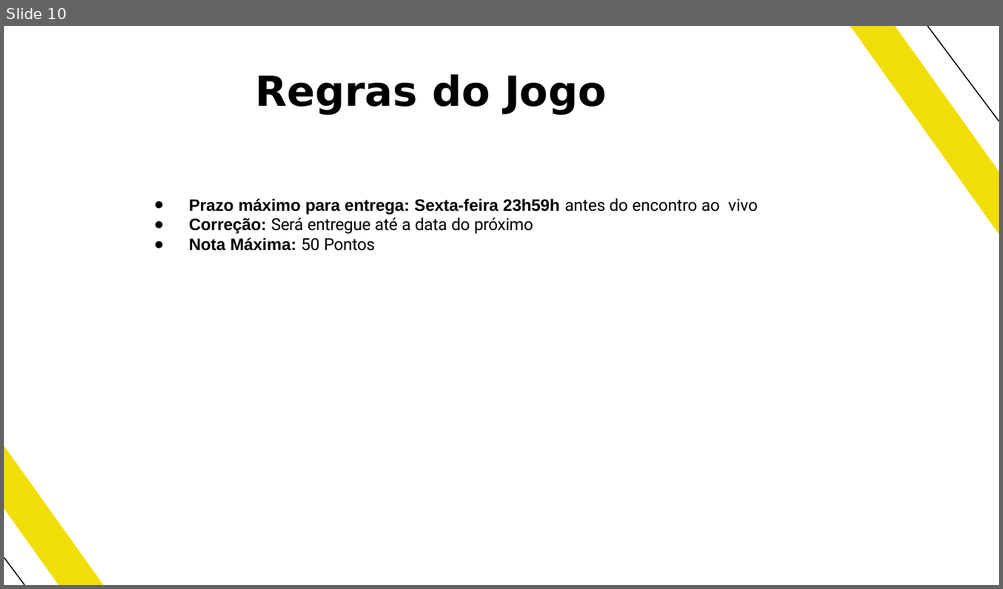
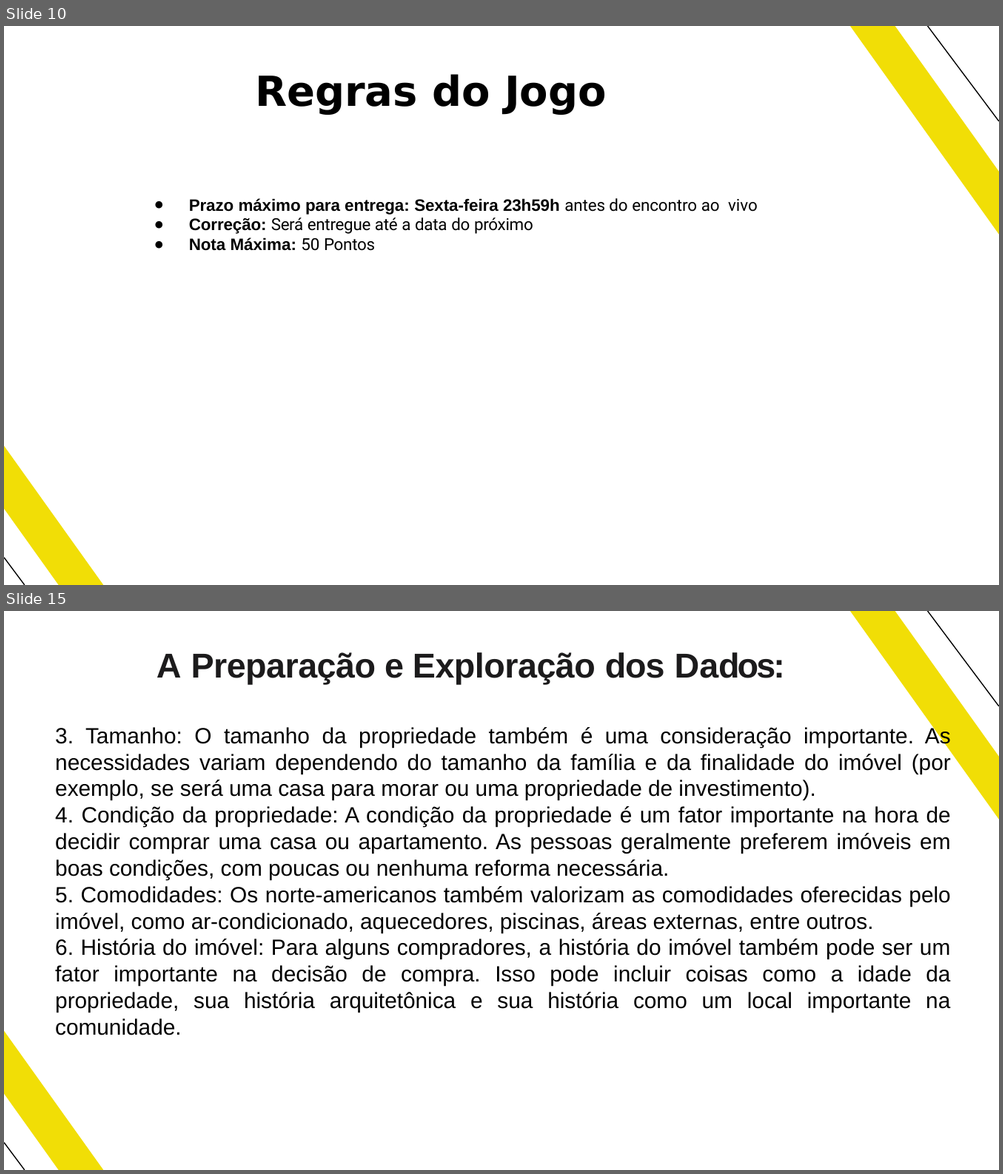
Before and after one commit to valdirdpg/curso-dnc, a slide deck: MODULO-3/MINI-PROJETO/Mini Projeto - Roof Imoveis.pptx. Shown one above the other, each under a label of ours: slide 10 before the commit, slides 10 and 15 after it; the slides between them are not shown. The pictures are 1003x589 and 1003x1174 pixels, drawn with LibreOffice and Linux fonts; fonts in the diff are those of the drawing. Boxes give left, top, right and bottom in pixels: in the first picture for what was removed or moved away, otherwise in the second. Text is boxed around its words. In the diff, an @@ line names an element or a change of style, - is before the commit and + after.

```diff
--- a/MODULO-3/MINI-PROJETO/Mini Projeto - Roof Imoveis.pptx
+++ b/MODULO-3/MINI-PROJETO/Mini Projeto - Roof Imoveis.pptx
@@ slide 15 added at box(4, 611, 999, 1170), background #FFFFFF; not listed: 4 template elements that a slide beside it also shows @@
@@ title added at box(156, 652, 785, 684), 25 pt, text #1C1B1C, bold @@
+A Preparação e Exploração dos Dados:
@@ text added at box(55, 726, 950, 1036), 16 pt, text #000000 @@
+3. Tamanho: O tamanho da propriedade também é uma consideração importante. As necessidades variam dependendo do tamanho da família e da finalidade do imóvel (por exemplo, se será uma casa para morar ou uma propriedade de investimento).
+4. Condição da propriedade: A condição da propriedade é um fator importante na hora de decidir comprar uma casa ou apartamento. As pessoas geralmente preferem imóveis em boas condições, com poucas ou nenhuma reforma necessária.
+5. Comodidades: Os norte-americanos também valorizam as comodidades oferecidas pelo imóvel, como ar-condicionado, aquecedores, piscinas, áreas externas, entre outros.
+6. História do imóvel: Para alguns compradores, a história do imóvel também pode ser um fator importante na decisão de compra. Isso pode incluir coisas como a idade da propriedade, sua história arquitetônica e sua história como um local importante na comunidade.
```
Also in this commit, not shown: 13 other slides changed, 25 other slides added, 3 slides removed, 38 other files.
